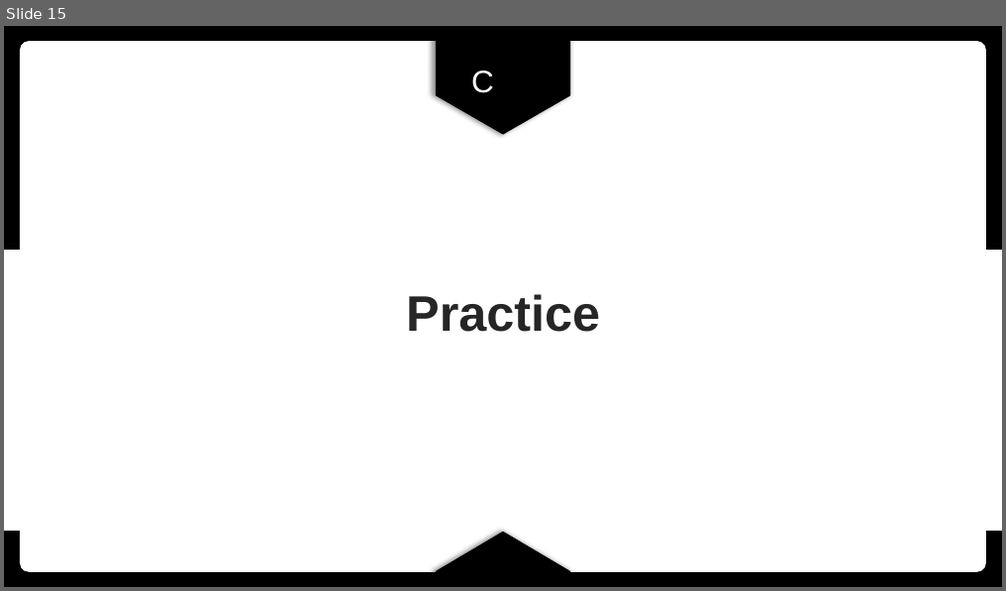
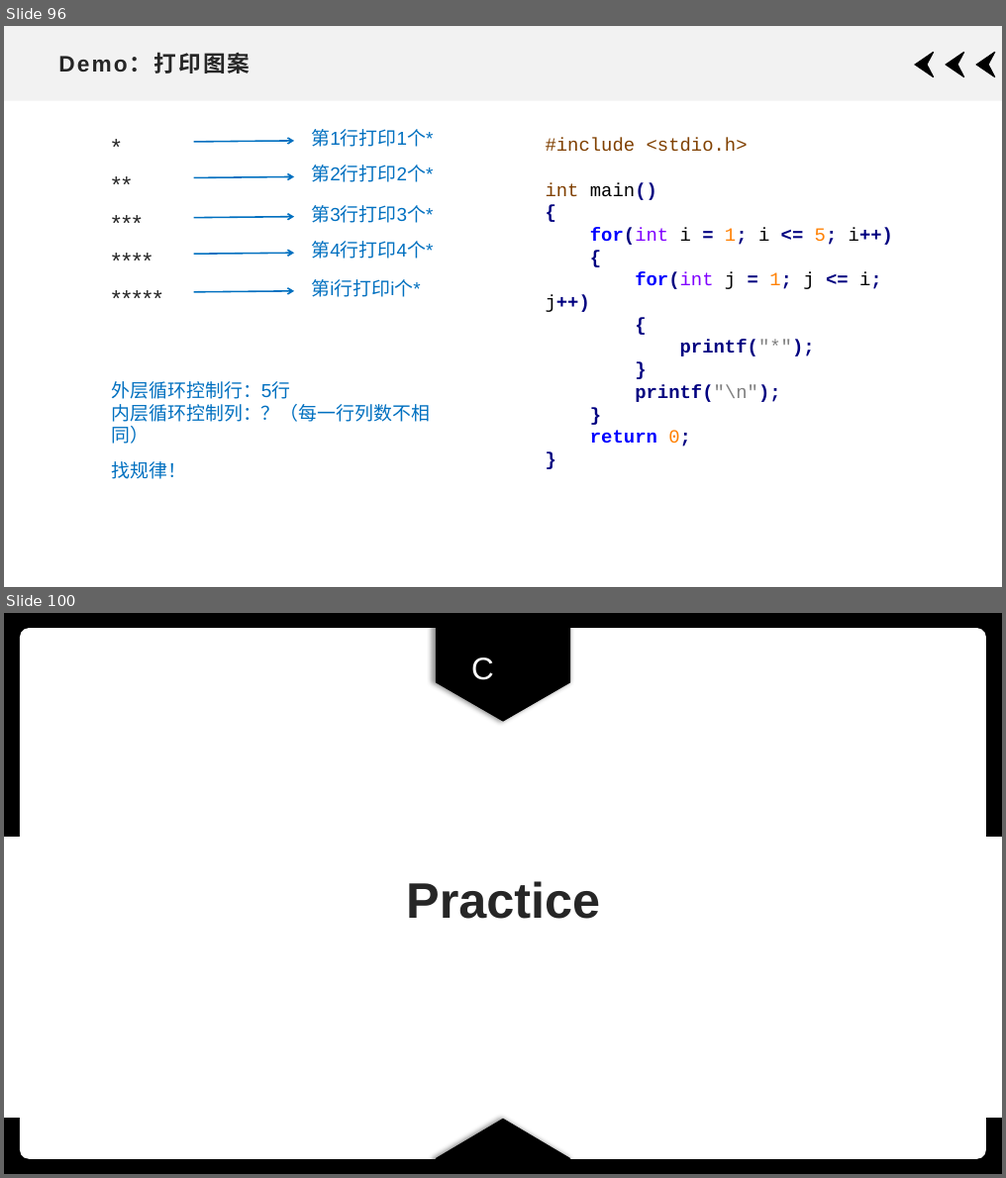
Before and after one commit to xdai02/C, a slide deck: slides/Chapter3.pptx. Shown one above the other, each under a label of ours: slide 15 before the commit, slides 96 and 100 after it; the slides between them are not shown. The pictures are 1006x591 and 1006x1178 pixels, drawn with LibreOffice and Linux fonts; fonts in the diff are those of the drawing. Boxes give left, top, right and bottom in pixels: in the first picture for what was removed or moved away, otherwise in the second. Text is boxed around its words. In the diff, an @@ line names an element or a change of style, - is before the commit and + after.

```diff
--- a/slides/Chapter3.pptx
+++ b/slides/Chapter3.pptx
@@ slide 96 added at [4,26,1002,587], background #FFFFFF @@
@@ rectangle added at [4,26,1002,101], fill #F2F2F2 @@
@@ title added at [58,54,250,74], 21.6 pt, text #262626, bold @@
+Demo：打印图案
@@ freeform shape added at [916,52,935,77], fill #000000, outline #000000 1 pt @@
@@ freeform shape added at [946,52,965,77], fill #000000, outline #000000 1 pt @@
@@ freeform shape added at [977,52,996,77], fill #000000, outline #000000 1 pt @@
@@ text added at [104,129,193,310], 22 pt, text #262626 @@
+*
+**
+***
+****
+*****
@@ arrow added from (193, 142) to (294, 141), #0070C0 1.5 pt @@
@@ text added at [312,129,434,147], 18 pt, text #0070C0 @@
+第1行打印1个*
@@ text added at [546,138,893,447], 18 pt, text #000080 @@
+#include <stdio.h> int main() { for(int i = 1; i <= 5; i++) { for(int j = 1; j <= i; j++) { printf("*"); } printf("\n"); } return 0; }
@@ text added at [312,165,434,182], 18 pt, text #0070C0 @@
+第2行打印2个*
@@ arrow added from (193, 178) to (294, 177), #0070C0 1.5 pt @@
@@ arrow added from (193, 218) to (294, 217), #0070C0 1.5 pt @@
@@ text added at [312,205,434,223], 18 pt, text #0070C0 @@
+第3行打印3个*
@@ arrow added from (193, 255) to (294, 253), #0070C0 1.5 pt @@
@@ text added at [312,241,434,259], 18 pt, text #0070C0 @@
+第4行打印4个*
@@ arrow added from (193, 292) to (294, 291), #0070C0 1.5 pt @@
@@ text added at [312,279,421,297], 18 pt, text #0070C0 @@
+第i行打印i个*
@@ text added at [112,381,430,444], 18 pt, text #0070C0 @@
+外层循环控制行：5行
+内层循环控制列：？（每一行列数不相同）
@@ text added at [112,462,187,479], 18 pt, text #0070C0 @@
+找规律！
@@ what was slide 15 is now slide 100 @@
```
Also in this commit, not shown: 2 slides changed, 92 other slides added, 2 slides removed, 10 other files.
